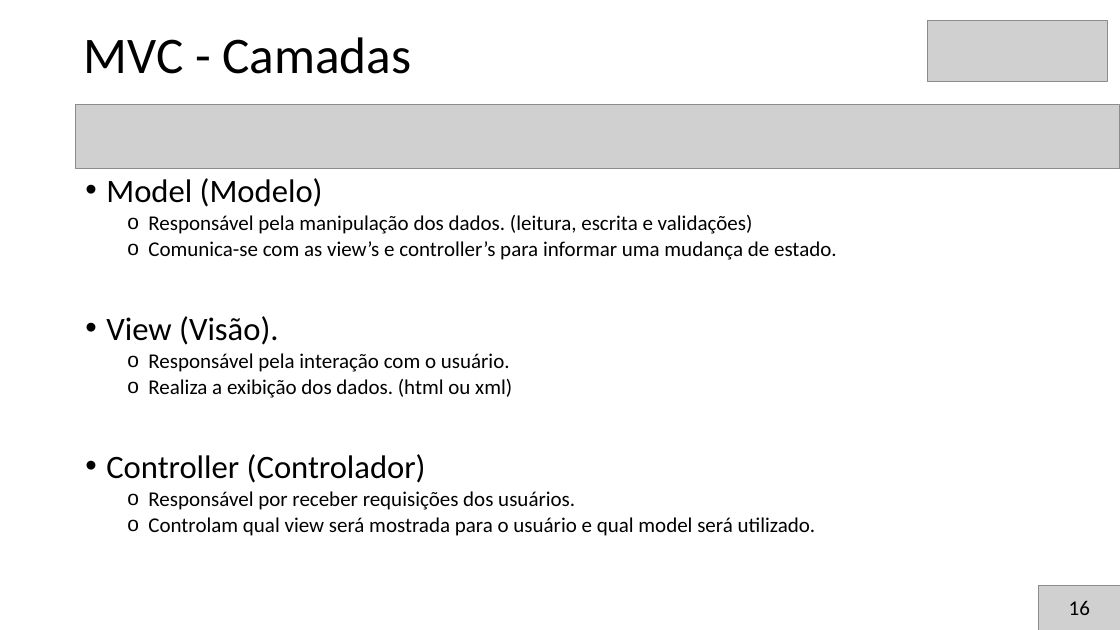
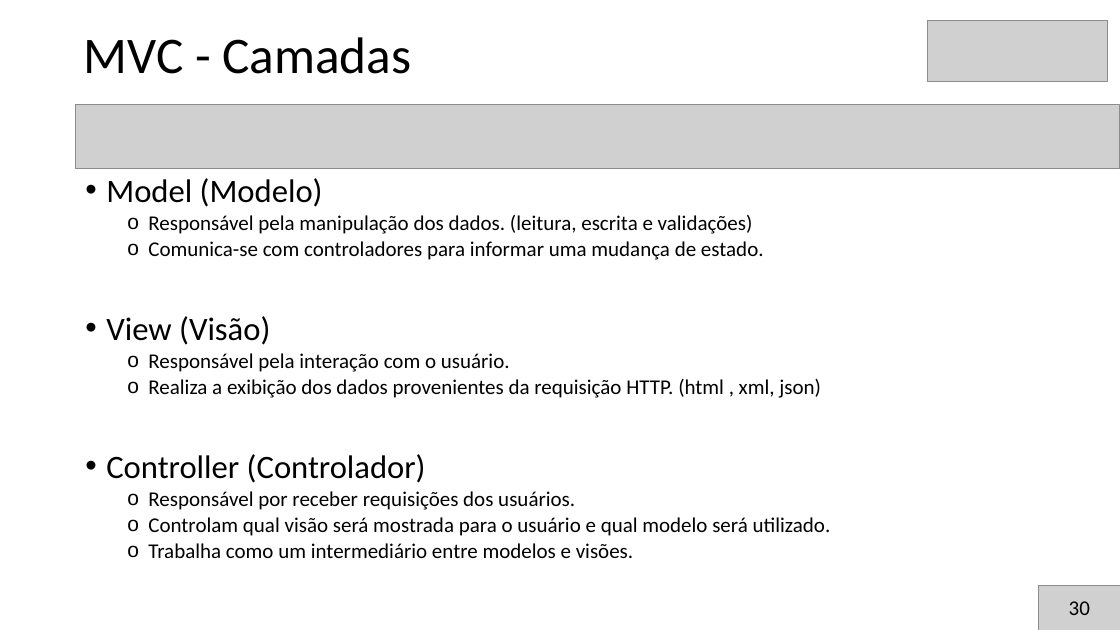
Before and after one commit to brunoslima/Secompp-Minicursos, a slide deck: slide 31 of Desenvolvimento de Aplicação MVC com PHP5 e AJAX/Apresentação/apresentacao2.pptx (slide 32 before the commit). Drawn at 1120x630 pixels with LibreOffice and Linux fonts; fonts in the diff are those of the drawing; grey boxes stand for pictures. Boxes give left, top, right and bottom in pixels: in the first picture for what was removed or moved away, otherwise in the second. Text is boxed around its words. In the diff, an @@ line names an element or a change of style, - is before the commit and + after.

```diff
--- a/Desenvolvimento de Aplicação MVC com PHP5 e AJAX/Apresentação/apresentacao2.pptx
+++ b/Desenvolvimento de Aplicação MVC com PHP5 e AJAX/Apresentação/apresentacao2.pptx
@@ text at bbox=[106, 241, 764, 345]: text changed @@
-  o Comunica-se com as view’s e controller’s para informar uma mudança de estado.
-• View (Visão).
+  o Comunica-se com controladores para informar uma mudança de estado.
+• View (Visão)
@@ text at bbox=[148, 379, 821, 398]: text changed @@
-  o Realiza a exibição dos dados. (html ou xml)
+  o Realiza a exibição dos dados provenientes da requisição HTTP. (html , xml, json)
@@ text at bbox=[148, 517, 831, 558]: text changed @@
-  o Controlam qual view será mostrada para o usuário e qual model será utilizado.
+  o Controlam qual visão será mostrada para o usuário e qual modelo será utilizado.
+  o Trabalha como um intermediário entre modelos e visões.
@@ text at bbox=[1069, 601, 1090, 615]: text changed @@
-16
+30
```
Also in this commit, not shown: 25 other slides changed, 4 slides removed.
